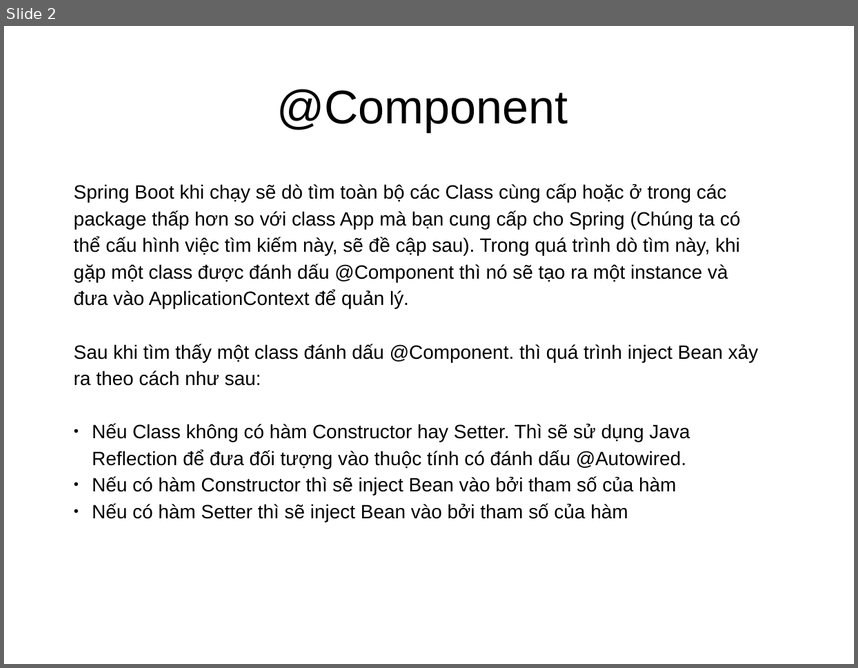
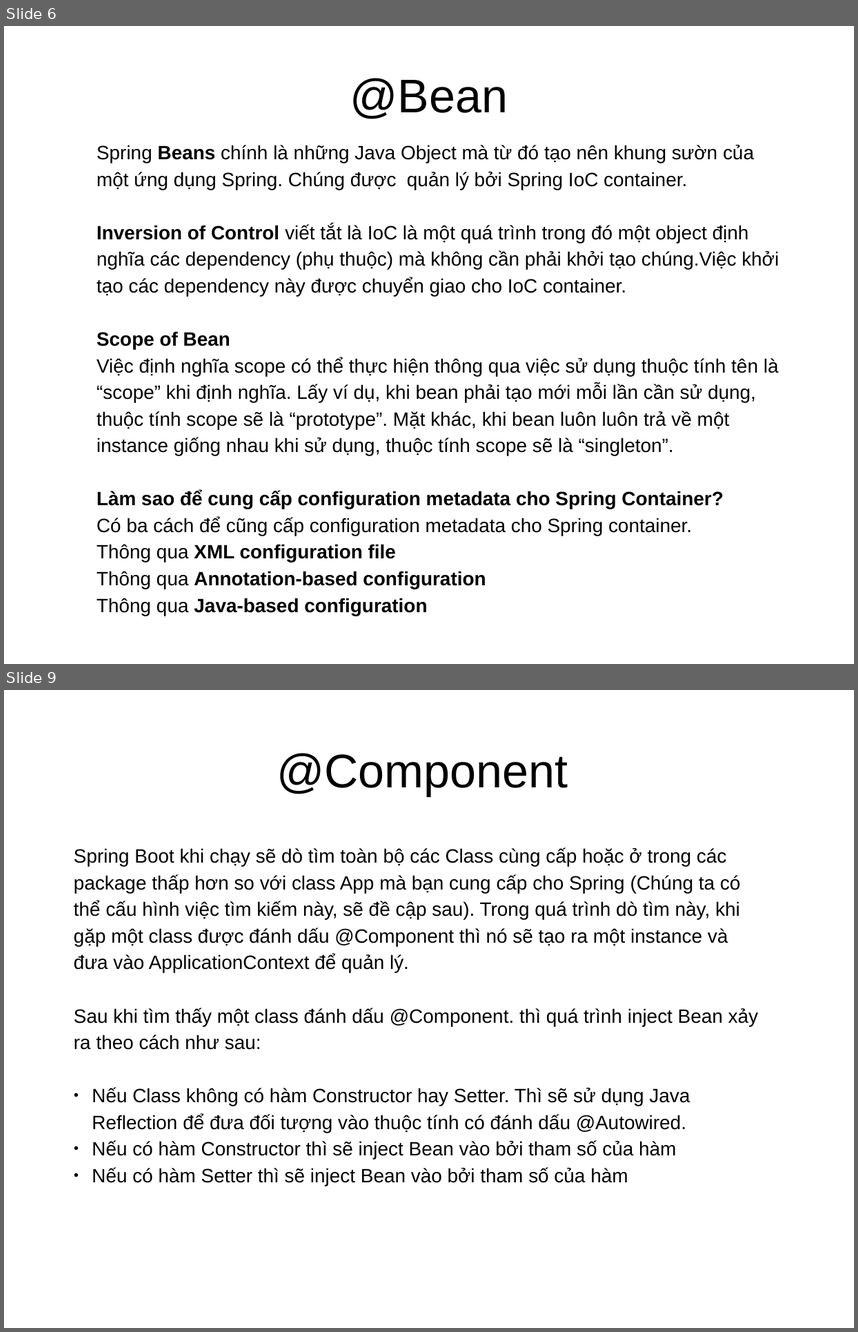
Before and after one commit to truongphan/documents, a slide deck: Spring.pptx. Shown one above the other, each under a label of ours: slide 2 before the commit, slides 6 and 9 after it; the slides between them are not shown. The pictures are 858x668 and 858x1332 pixels, drawn with LibreOffice and Linux fonts; fonts in the diff are those of the drawing. Boxes give left, top, right and bottom in pixels: in the first picture for what was removed or moved away, otherwise in the second. Text is boxed around its words. In the diff, an @@ line names an element or a change of style, - is before the commit and + after.

```diff
--- a/Spring.pptx
+++ b/Spring.pptx
@@ slide 6 added at (4,26,854,664), background #FFFFFF @@
@@ text added at (350,78,508,119), 44 pt, text #000000 @@
+@Bean
@@ text added at (96,145,779,615), 18 pt, text #000000 @@
+Spring Beans chính là những Java Object mà từ đó tạo nên khung sườn của một ứng dụng Spring. Chúng được quản lý bởi Spring IoC container.
+Inversion of Control viết tắt là IoC là một quá trình trong đó một object định nghĩa các dependency (phụ thuộc) mà không cần phải khởi tạo chúng.Việc khởi tạo các dependency này được chuyển giao cho IoC container.
+Scope of Bean
+Việc định nghĩa scope có thể thực hiện thông qua việc sử dụng thuộc tính tên là “scope” khi định nghĩa. Lấy ví dụ, khi bean phải tạo mới mỗi lần cần sử dụng, thuộc tính scope sẽ là “prototype”. Mặt khác, khi bean luôn luôn trả về một instance giống nhau khi sử dụng, thuộc tính scope sẽ là “singleton”.
+Làm sao để cung cấp configuration metadata cho Spring Container?
+Có ba cách để cũng cấp configuration metadata cho Spring container.
+Thông qua XML configuration file
+Thông qua Annotation-based configuration
+Thông qua Java-based configuration
@@ what was slide 2 is now slide 9 @@
```
Also in this commit, not shown: 1 slide changed, 7 other slides added, 3 other files.
